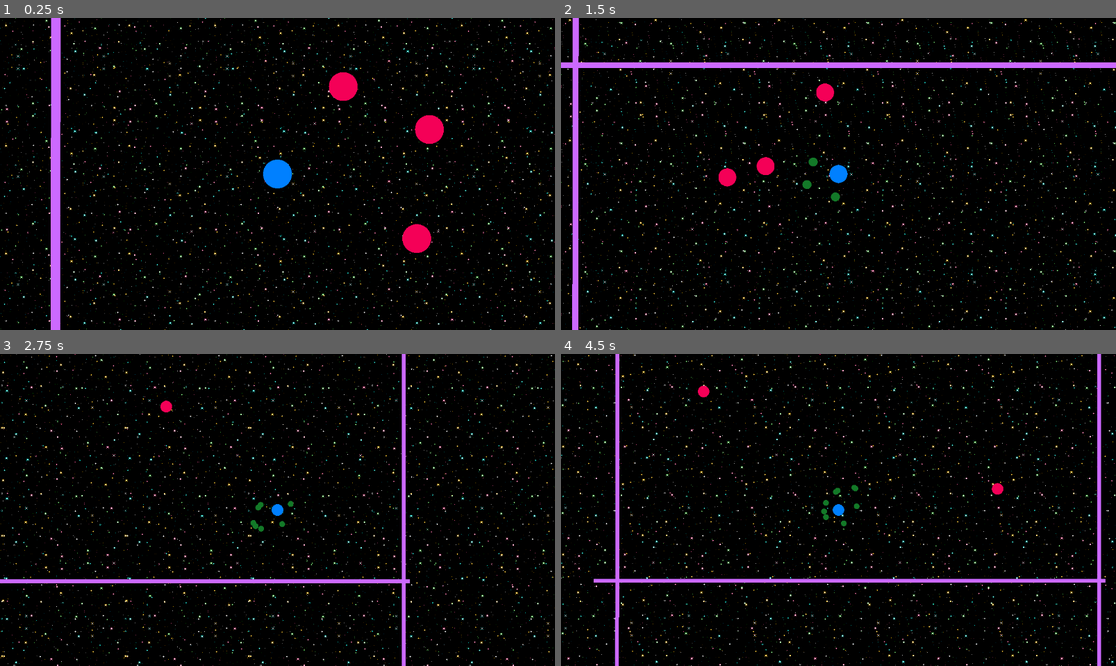
Above: before the commit, frames 1-4 (two rows, left to right).
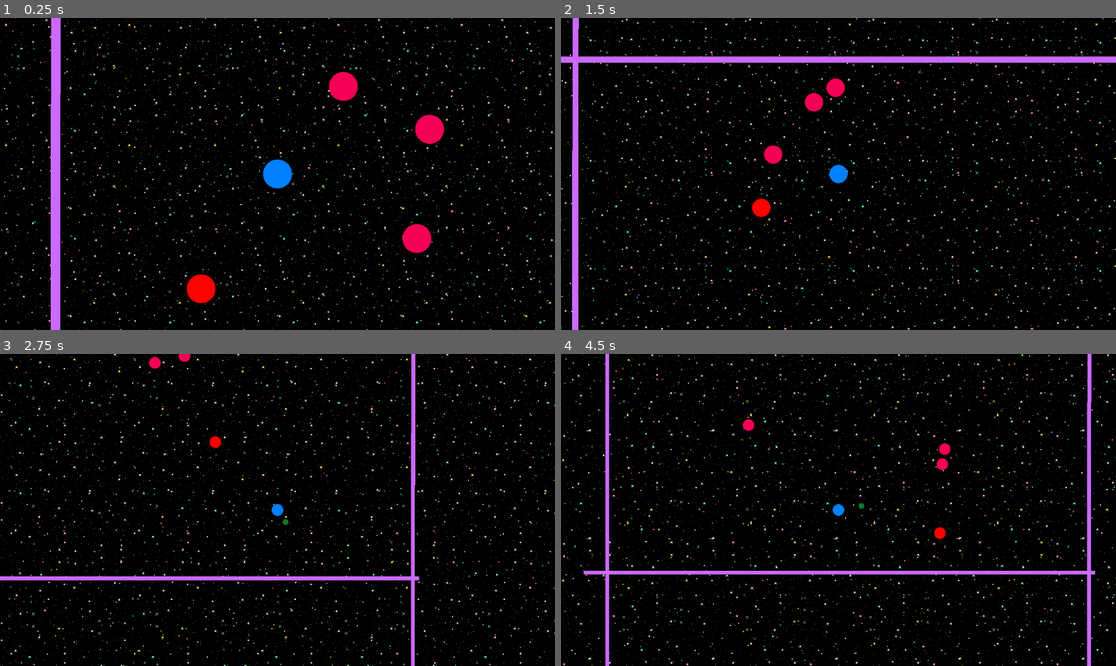
Above: after the commit, the same moments.

Repository: Neshri/godot-testing
Game: Godot game, scene res://main.tscn
The game is run twice, just before and just after one commit, with the same random seed, the same clock (stepped at 60 frames per second) and the same inputs.
Inputs:
- Up to frame 1 (0.25 s): no input
- Up to frame 2 (1.5 s): tap Enter (ui_accept) at 0.5, 0.77, 1.07 s; hold Right (ui_right) 0.53-1.28 s; tap E at 0.6 s; tap Q at 0.8, 1.35 s; hold Down (ui_down) from 1.28 s (still down)
- Up to frame 3 (2.75 s): tap Enter (ui_accept) at 1.52, 1.55, 1.82 s; release Down (ui_down) at 2.03 s; hold Right (ui_right) from 2.03 s (still down); hold Enter (ui_accept) from 2.03 s (still down); tap E at 2.3 s
- Up to frame 4 (4.5 s): release Right (ui_right) at 2.78 s; release Enter (ui_accept) at 2.78 s; hold Up (ui_up) 2.78-3.53 s; tap E at 2.85, 4.35 s; tap Enter (ui_accept) at 3.02, 3.32 s; tap Q at 3.05, 3.6 s; hold Enter (ui_accept) 3.53-4.28 s; hold Left (ui_left) from 3.53 s (still down)

The runs differ from the first frame. In frame 1, 1.5% of the frame differs, in the area x 0-100%, y 0-99%; in frame 2, 11%; in frame 3, 9.7%; in frame 4, 12%, in the area x 0-100%, y 0-100%.

Commit message:
OrbitalBelt and seeker added

Diff:
--- a/main.tscn
+++ b/main.tscn
@@ -1,9 +1,10 @@
-[gd_scene load_steps=5 format=3 uid="uid://cjow6644f4t7s"]
+[gd_scene load_steps=6 format=3 uid="uid://cjow6644f4t7s"]
 
 [ext_resource type="PackedScene" uid="uid://delfo4sj40jv5" path="res://player.tscn" id="1_0xm2m"]
 [ext_resource type="PackedScene" uid="uid://7stbb8vwkrg6" path="res://celestial_body.tscn" id="2_h2yge"]
 [ext_resource type="PackedScene" uid="uid://cx60suvwh8qnp" path="res://parallax_background.tscn" id="3_h2yge"]
 [ext_resource type="PackedScene" uid="uid://c16ymda0voas2" path="res://static_wall.tscn" id="4_1bvp3"]
+[ext_resource type="PackedScene" uid="uid://cqurmahm50fml" path="res://seeker_enemy.tscn" id="5_lquwl"]
 
 [node name="Main" type="Node2D"]
 
@@ -45,3 +46,6 @@
 [node name="StaticWall4" parent="." instance=ExtResource("4_1bvp3")]
 position = Vector2(2040, -584)
 rotation = 1.5713
+
+[node name="SeekerEnemy" parent="." instance=ExtResource("5_lquwl")]
+position = Vector2(-167, 252)
--- a/orbital.gd
+++ b/orbital.gd
@@ -1,99 +1,45 @@
+# orbital.gd (Complete and Simplified)
 extends Area2D
 
-#==============================================================================
-# --- EXPORTED VARIABLES ---
-#==============================================================================
-
-@export_group("Orbit Configuration")
-@export var mass: float = 1
-@export var base_orbit_speed: float = 5
-@export var orbit_distance: float = 150.0
-
 @export_group("Mechanics")
-@export var stretch_factor: float = 0.75
-@export var stretch_smoothing_speed: float = 8.0
+@export var mass: float = 1.0
 @export var hit_impulse_factor: float = 1.0
 
+# --- NEW: PUBLIC PROPERTY FOR THE BELT TO CONTROL ---
+var current_angle: float = 0.0
+var orbit_distance: float = 150.0
 
-#==============================================================================
 # --- PRIVATE VARIABLES ---
-#==============================================================================
-
-var target: RigidBody2D
-var _current_angle: float = 0.0
+var belt: Node # A reference to the belt that owns this orbital
 var _current_velocity: Vector2 = Vector2.ZERO
 var _last_position: Vector2 = Vector2.ZERO
-var _smoothed_target_velocity: Vector2 = Vector2.ZERO
 
+# --- REVISED: MINIMAL PHYSICS PROCESS ---
+func _physics_process(delta: float):
+	# The orbital's ONLY job in physics_process is to calculate its own
+	# velocity so it can apply a correct impulse when it hits something.
+	# It no longer controls its own position.
+	if delta > 0:
+		_current_velocity = (self.global_position - _last_position) / delta
+	_last_position = self.global_position
 
-#==============================================================================
-# --- BUILT-IN GODOT FUNCTIONS ---
-#==============================================================================
-
-func _ready():
-	target = get_parent() as RigidBody2D
-	if not is_instance_valid(target):
-		print("ERROR: Orbital parent is not a RigidBody2D or is invalid.")
-		set_physics_process(false)
-
-
-func _physics_process(delta):
-	if not is_instance_valid(target):
+func _on_body_entered(body: Node2D):
+	# This collision logic is still valid, but needs the belt's velocity.
+	var belt_target_velocity = belt.target_body.linear_velocity if is_instance_valid(belt) else Vector2.ZERO
+	if not body is RigidBody2D or body == belt.target_body:
 		return
 
-	# --- STABLE POSITIONING LOGIC ---
-	_smoothed_target_velocity = _smoothed_target_velocity.lerp(target.linear_velocity, stretch_smoothing_speed * delta)
-
-	var base_circular_pos = Vector2.from_angle(_current_angle) * orbit_distance
-	var stretch_vector = Vector2.ZERO
-	if _smoothed_target_velocity.length_squared() > 1:
-		var speed = _smoothed_target_velocity.length()
-		var direction = _smoothed_target_velocity.normalized() * -1
-		var stretch_magnitude = remap(speed, 0, target.max_speed, 0, orbit_distance * stretch_factor)
-		stretch_vector = direction * stretch_magnitude
-
-	var alignment = max(0, base_circular_pos.normalized().dot(stretch_vector.normalized()))
-	var final_position = base_circular_pos + (stretch_vector * alignment)
-
-	self.position = final_position
-
-	# --- DIRECT PROPORTIONAL SPEED CALCULATION (Your Instruction) ---
-	# 1. Get the orbital's current distance from its center.
-	var current_distance = self.position.length()
-	# Safety check to prevent division by zero if orbit_distance is 0.
-	if orbit_distance < 0.01:
-		orbit_distance = 0.01
-
-	# 2. Calculate the speed modifier. It is now DIRECTLY proportional.
-	var speed_modifier = orbit_distance / current_distance
-
-	# 3. Apply the modifier to the angle update.
-	_current_angle += base_orbit_speed * speed_modifier * delta
-
-	# --- VELOCITY CALCULATION ---
-	_current_velocity = (self.global_position - _last_position) / delta
-	_last_position = self.global_position
-
-
-func _on_body_entered(body: Node2D):
-	if not body is RigidBody2D or body == target:
-		return
-
-	var relative_velocity = _current_velocity - _smoothed_target_velocity
+	var relative_velocity = _current_velocity - belt_target_velocity
 	var impulse = relative_velocity * self.mass * hit_impulse_factor
 	body.apply_central_impulse(impulse)
 
+# --- REVISED INITIALIZATION FUNCTION ---
+func initialize(owner_belt: Node, start_angle_rad: float, new_orbit_dist: float):
+	self.belt = owner_belt
+	self.current_angle = start_angle_rad
+	self.orbit_distance = new_orbit_dist
 
-#==============================================================================
-# --- INITIALIZATION FUNCTION ---
-#==============================================================================
-
-func initialize(start_angle_degrees: float):
-	_current_angle = deg_to_rad(start_angle_degrees)
-
-	var start_pos = Vector2.from_angle(_current_angle) * orbit_distance
-	self.position = start_pos
-
+	# The belt will set the position, so we just need to set _last_position.
 	await get_tree().process_frame
 	if is_instance_valid(self):
 		_last_position = self.global_position
--- a/orbital.tscn
+++ b/orbital.tscn
@@ -9,8 +9,6 @@
 [node name="Orbital" type="Area2D"]
 script = ExtResource("1_aa6px")
 mass = 100.0
-orbit_distance = 75.0
-stretch_factor = 0.9
 
 [node name="CollisionShape2D" type="CollisionShape2D" parent="."]
 shape = SubResource("CircleShape2D_1s0sj")
--- /dev/null
+++ b/orbital_belt.gd
@@ -0,0 +1,128 @@
+# OrbitalBelt.gd (Complete with Corrected Positioning and Elliptical Math)
+extends Node2D
+
+#==============================================================================
+# --- EXPORTED VARIABLES ---
+#==============================================================================
+
+@export var layers: Array[OrbitalLayer]
+# This path MUST be set in the Inspector to link the belt to the moving player body.
+@export var target_body_path: NodePath
+
+@export_group("Visuals")
+@export var stretch_factor: float = 0.8
+@export var stretch_smoothing_speed: float = 5.0
+
+#==============================================================================
+# --- PRIVATE VARIABLES ---
+#==============================================================================
+
+var target_body: RigidBody2D
+var _smoothed_target_velocity: Vector2 = Vector2.ZERO
+
+#==============================================================================
+# --- BUILT-IN GODOT FUNCTIONS ---
+#==============================================================================
+
+func _ready():
+	if target_body_path:
+		target_body = get_node(target_body_path)
+
+	if not is_instance_valid(target_body) or not target_body is RigidBody2D:
+		push_error("OrbitalBelt target is invalid or not a RigidBody2D! Disabling process.")
+		set_process(false)
+		return
+
+	if layers.is_empty():
+		push_error("OrbitalBelt has no layers configured! Please add OrbitalLayer resources in the Inspector.")
+		set_process(false)
+		return
+
+func _physics_process(delta: float):
+	# The belt must follow its target body's global position.
+	self.global_position = target_body.global_position
+
+	# Smooth the target's velocity for clean, jitter-free stretching.
+	_smoothed_target_velocity = _smoothed_target_velocity.lerp(target_body.linear_velocity, stretch_smoothing_speed * delta)
+
+	# If the body is barely moving, don't bother with complex math.
+	if _smoothed_target_velocity.length_squared() < 1.0:
+		_process_circular_orbit(delta) # This already sets position directly.
+		return
+
+	# --- Mathematically Correct Elliptical Transformation ---
+	var motion_axis = _smoothed_target_velocity.normalized()
+
+	# Determine how much to stretch based on speed. 1.0 = no stretch.
+	var max_speed = target_body.get("max_speed") if target_body.has_method("get") else 1200.0
+	var stretch_magnitude = remap(_smoothed_target_velocity.length(), 0, max_speed, 1.0, 1.0 + stretch_factor)
+
+	for layer_index in range(layers.size()):
+		var layer = layers[layer_index]
+		var speed = layer.base_orbit_speed * (-1.0 if layer_index % 2 != 0 else 1.0)
+
+		for orbital in layer.active_orbitals:
+			orbital.current_angle += speed * delta
+			var base_pos = Vector2.from_angle(orbital.current_angle) * orbital.orbit_distance
+
+			var parallel_component = base_pos.project(motion_axis)
+			var perpendicular_component = base_pos - parallel_component
+
+			var final_position = perpendicular_component + (parallel_component * stretch_magnitude)
+
+			# --- THE CRITICAL FIX: Direct position assignment ---
+			# The orbital's position is NOW exactly where the belt calculates it to be.
+			# This removes any smoothing lag or fighting with physics.
+			orbital.position = final_position
+
+#==============================================================================
+# --- The rest of the script is unchanged and correct ---
+#==============================================================================
+
+func _process_circular_orbit(delta: float):
+	for layer_index in range(layers.size()):
+		var layer = layers[layer_index]
+		var speed = layer.base_orbit_speed * (-1.0 if layer_index % 2 != 0 else 1.0)
+		for orbital in layer.active_orbitals:
+			orbital.current_angle += speed * delta
+			var final_position = Vector2.from_angle(orbital.current_angle) * orbital.orbit_distance
+			orbital.position = orbital.position.lerp(final_position, 20.0 * delta)
+
+func add_orbital():
+	for i in range(layers.size()):
+		var layer = layers[i]
+		var capacity = _get_shell_capacity(i)
+		if layer.active_orbitals.size() < capacity:
+			if layer.orbital_scene == null: return
+			var new_orbital = layer.orbital_scene.instantiate()
+			add_child(new_orbital)
+			layer.active_orbitals.append(new_orbital)
+			_rebalance_layer(i)
+			return
+	print("All orbital shells are full.")
+
+func remove_orbital():
+	for i in range(layers.size() - 1, -1, -1):
+		var layer = layers[i]
+		if not layer.active_orbitals.is_empty():
+			var orbital_to_remove = layer.active_orbitals.pop_back()
+			if is_instance_valid(orbital_to_remove): orbital_to_remove.queue_free()
+			_rebalance_layer(i)
+			return
+
+func _get_shell_capacity(shell_index: int) -> int:
+	var n = shell_index + 1
+	return 2 * n * n
+
+func _rebalance_layer(layer_index: int):
+	var layer = layers[layer_index]
+	var orbital_count = layer.active_orbitals.size()
+	if orbital_count == 0: return
+	var angle_step = TAU / orbital_count
+	for i in range(orbital_count):
+		var orbital = layer.active_orbitals[i]
+		var target_angle = i * angle_step
+		if orbital.has_method("initialize"):
+			orbital.initialize(self, target_angle, layer.orbit_distance)
+		else:
+			push_error("Orbital is missing initialize() method.")
--- /dev/null
+++ b/orbital_belt.tscn
@@ -0,0 +1,30 @@
+[gd_scene load_steps=7 format=3 uid="uid://c3wc5oxr7cbec"]
+
+[ext_resource type="Script" uid="uid://bktmiogxm458l" path="res://orbital_belt.gd" id="1_i5jyk"]
+[ext_resource type="Script" uid="uid://c0a72t5yyyat1" path="res://orbital_layer.gd" id="2_f0x1a"]
+[ext_resource type="PackedScene" uid="uid://c4saafepeac37" path="res://orbital.tscn" id="3_2vg57"]
+
+[sub_resource type="Resource" id="Resource_2vg57"]
+script = ExtResource("2_f0x1a")
+orbital_scene = ExtResource("3_2vg57")
+orbit_distance = 75.0
+base_orbit_speed = 5.0
+metadata/_custom_type_script = "uid://c0a72t5yyyat1"
+
+[sub_resource type="Resource" id="Resource_8qjo1"]
+script = ExtResource("2_f0x1a")
+orbital_scene = ExtResource("3_2vg57")
+orbit_distance = 150.0
+base_orbit_speed = 3.5
+metadata/_custom_type_script = "uid://c0a72t5yyyat1"
+
+[sub_resource type="Resource" id="Resource_qiaco"]
+script = ExtResource("2_f0x1a")
+orbital_scene = ExtResource("3_2vg57")
+orbit_distance = 225.0
+base_orbit_speed = 2.5
+metadata/_custom_type_script = "uid://c0a72t5yyyat1"
+
+[node name="OrbitalBelt" type="Node2D"]
+script = ExtResource("1_i5jyk")
+layers = Array[ExtResource("2_f0x1a")]([SubResource("Resource_2vg57"), SubResource("Resource_8qjo1"), SubResource("Resource_qiaco")])
--- /dev/null
+++ b/orbital_layer.gd
@@ -0,0 +1,17 @@
+# OrbitalLayer.gd
+# This is a custom Resource, not a node script.
+# It defines the properties for a single ring of orbitals in the belt.
+class_name OrbitalLayer
+extends Resource
+
+# The PackedScene for the orbitals that will spawn in this layer.
+@export var orbital_scene: PackedScene
+
+# The distance from the center body.
+@export var orbit_distance: float = 150.0
+
+# The base speed of the orbitals. Use a negative value for the opposite direction.
+@export var base_orbit_speed: float = 5.0
+
+# This will hold the actual orbital nodes for this layer at runtime.
+var active_orbitals: Array[Node] = []
--- a/player.gd
+++ b/player.gd
@@ -1,3 +1,4 @@
+# player.gd (Complete & Simplified)
 extends "res://celestial_body.gd"
 
 #==============================================================================
@@ -13,20 +14,13 @@
 @export var zoom_speed_threshold: float = 1000.0
 @export var zoom_smoothing_speed: float = 5.0
 
-@export_group("Orbital Management")
-@export var orbital_type_1: PackedScene
-@export var orbital_type_2: PackedScene
-
-
 #==============================================================================
 # --- NODE REFERENCES & PRIVATE VARIABLES ---
 #==============================================================================
 
 @onready var camera: Camera2D = $Camera2D
 @onready var speed_label: Label = get_node("/root/Main/CanvasLayer/SpeedometerLabel")
-
-var active_orbitals: Array[Node] = []
-
+@onready var orbital_belt: Node = $OrbitalBelt
 
 #==============================================================================
 # --- BUILT-IN GODOT FUNCTIONS ---
@@ -34,24 +28,24 @@
 
 func _ready():
 	super()
+	add_to_group("player")
+
 	if not is_instance_valid(speed_label):
 		print("DIAGNOSTIC: SpeedometerLabel node was NOT found.")
 	else:
 		print("DIAGNOSTIC: SpeedometerLabel node found successfully.")
 
+	if not is_instance_valid(orbital_belt):
+		push_error("Player ERROR: Child node 'OrbitalBelt' not found!")
 
-func _physics_process(delta):
-	# We call super() to run the gravity and new speed cap logic first.
+
+func _physics_process(delta: float):
 	super(delta)
 
-	# Apply player thrust
 	var input_direction := Input.get_vector("ui_left", "ui_right", "ui_up", "ui_down")
 	if input_direction != Vector2.ZERO:
 		apply_central_force(input_direction * thrust_force)
 
-	# The speed cap logic has been REMOVED from here and moved to celestial_body.gd
-
-	# Update camera and speedometer
 	var current_speed := linear_velocity.length()
 	if is_instance_valid(speed_label):
 		speed_label.text = "Speed: " + str(int(current_speed))
@@ -62,28 +56,24 @@
 	camera.zoom = camera.zoom.lerp(target_zoom_vector, zoom_smoothing_speed * delta)
 
 
+# --- REVISED INPUT HANDLING ---
+# Simplified to two actions: add and remove.
 func _unhandled_input(event: InputEvent):
-	if event.is_action_pressed("ui_accept"):
-		#_clear_orbitals()
-		_spawn_orbital(orbital_type_1, 0)
-		get_tree().get_root().set_input_as_handled()
+	if not event is InputEventKey:
+		return
 
+	if event.pressed and not event.is_echo():
 
-#==============================================================================
-# --- CUSTOM HELPER FUNCTIONS ---
-#==============================================================================
+		match event.keycode:
 
-func _clear_orbitals():
-	for orbital in active_orbitals:
-		if is_instance_valid(orbital):
-			orbital.queue_free()
-	active_orbitals.clear()
+			# Press E to add an orbital.
+			KEY_E:
+				if is_instance_valid(orbital_belt):
+					orbital_belt.add_orbital()
+				get_tree().get_root().set_input_as_handled()
 
-func _spawn_orbital(orbital_blueprint: PackedScene, start_angle: float):
-	if orbital_blueprint == null:
-		print("Cannot spawn orbital: No scene assigned in the Inspector.")
-		return
-	var new_orbital = orbital_blueprint.instantiate()
-	add_child(new_orbital)
-	new_orbital.initialize(start_angle)
-	active_orbitals.append(new_orbital)
+			# Press Q to remove an orbital.
+			KEY_Q:
+				if is_instance_valid(orbital_belt):
+					orbital_belt.remove_orbital()
+				get_tree().get_root().set_input_as_handled()
--- a/player.tscn
+++ b/player.tscn
@@ -1,8 +1,8 @@
 [gd_scene load_steps=6 format=3 uid="uid://delfo4sj40jv5"]
 
 [ext_resource type="Script" uid="uid://dcmpnaf8dpw80" path="res://player.gd" id="1_onrkg"]
-[ext_resource type="PackedScene" uid="uid://c4saafepeac37" path="res://orbital.tscn" id="2_i3pqv"]
 [ext_resource type="Script" uid="uid://bv05yvc5vycgx" path="res://visuals.gd" id="2_onrkg"]
+[ext_resource type="PackedScene" uid="uid://c3wc5oxr7cbec" path="res://orbital_belt.tscn" id="3_i3pqv"]
 
 [sub_resource type="PhysicsMaterial" id="PhysicsMaterial_i3pqv"]
 friction = 0.6
@@ -17,7 +17,6 @@
 mass = 1000.0
 physics_material_override = SubResource("PhysicsMaterial_i3pqv")
 script = ExtResource("1_onrkg")
-orbital_type_1 = ExtResource("2_i3pqv")
 
 [node name="CollisionShape2D" type="CollisionShape2D" parent="Player"]
 shape = SubResource("CircleShape2D_onrkg")
@@ -26,3 +25,6 @@
 script = ExtResource("2_onrkg")
 
 [node name="Camera2D" type="Camera2D" parent="Player"]
+
+[node name="OrbitalBelt" parent="Player" instance=ExtResource("3_i3pqv")]
+target_body_path = NodePath("..")
--- /dev/null
+++ b/seeker_enemy.gd
@@ -0,0 +1,62 @@
+# SeekerController.gd (Corrected with Polling Method)
+extends Node2D
+
+@export var thrust_force: float = 50000.0
+@export var idle_color: Color = Color("0f00ff")
+@export var seeking_color: Color = Color("ff0000")
+
+var current_target: Node2D = null
+
+@onready var detection_area = $CelestialBody/DetectionArea
+@onready var visuals_node = $CelestialBody/Visuals
+@onready var rigid_body = $CelestialBody # Added for convenience
+
+func _ready():
+	# Robustness checks - Note that we no longer connect any signals.
+	if detection_area == null:
+		push_error("SeekerController ERROR: Child 'DetectionArea' not found.")
+		return
+	if visuals_node == null:
+		push_error("SeekerController ERROR: Child 'CelestialBody/Visuals' not found. Check scene tree.")
+		return
+	if rigid_body == null:
+		push_error("SeekerController ERROR: Child 'CelestialBody' not found.")
+		return
+
+	visuals_node.set_display_color(idle_color)
+
+func _physics_process(delta):
+	# --- 1. FIND THE TARGET ---
+	var player_in_zone = find_player_in_zone()
+
+	# --- 2. UPDATE STATE BASED ON FINDINGS ---
+	if player_in_zone and not is_instance_valid(current_target):
+		# We found a player, but we weren't tracking one before.
+		# START SEEKING.
+		current_target = player_in_zone
+		visuals_node.set_display_color(seeking_color)
+	elif not player_in_zone and is_instance_valid(current_target):
+		# We didn't find a player, but we WERE tracking one.
+		# STOP SEEKING.
+		current_target = null
+		visuals_node.set_display_color(idle_color)
+
+	# --- 3. EXECUTE LOGIC ---
+	# If we have a valid target at the end of all that, apply force.
+	if is_instance_valid(current_target):
+		var direction_to_player = (current_target.global_position - rigid_body.global_position).normalized()
+		rigid_body.apply_central_force(direction_to_player * thrust_force)
+
+# This new helper function does the core work.
+func find_player_in_zone() -> Node2D:
+	# Get a list of all physics bodies currently inside our detection area.
+	var bodies = detection_area.get_overlapping_bodies()
+
+	for body in bodies:
+		# Check each body to see if it's the player.
+		if body.is_in_group("player"):
+			# We found the player! Return it immediately and stop searching.
+			return body
+
+	# If the loop finishes and we haven't found the player, return null.
+	return null
--- /dev/null
+++ b/seeker_enemy.tscn
@@ -0,0 +1,17 @@
+[gd_scene load_steps=4 format=3 uid="uid://cqurmahm50fml"]
+
+[ext_resource type="PackedScene" uid="uid://7stbb8vwkrg6" path="res://celestial_body.tscn" id="1_04wi5"]
+[ext_resource type="Script" uid="uid://cchibugmp202j" path="res://seeker_enemy.gd" id="2_unis6"]
+
+[sub_resource type="CircleShape2D" id="CircleShape2D_unis6"]
+radius = 877.128
+
+[node name="SeekerEnemy" type="Node2D"]
+script = ExtResource("2_unis6")
+
+[node name="CelestialBody" parent="." instance=ExtResource("1_04wi5")]
+
+[node name="DetectionArea" type="Area2D" parent="CelestialBody"]
+
+[node name="CollisionShape2D" type="CollisionShape2D" parent="CelestialBody/DetectionArea"]
+shape = SubResource("CircleShape2D_unis6")
--- a/visuals.gd
+++ b/visuals.gd
@@ -1,16 +1,25 @@
+# visuals.gd (Revised and Simplified)
 @tool
 extends Node2D
 
-# You can change these values in the Inspector.
 @export var radius: float = 30.0
+# The 'color' variable is now public. We'll set it from the outside.
 @export var color: Color = Color("0080ff")
 
-# This function is now called by the editor as well as the game.
 func _draw():
+	# Always draw with the current public color.
 	draw_circle(Vector2.ZERO, radius, color)
 
 # We need to tell the editor to redraw when a property changes.
-# This code block is only necessary because we are in @tool mode.
 func _get_property_list():
 	queue_redraw()
 	return []
+
+# --- NEW PUBLIC FUNCTION ---
+# Other scripts will call this to change the color AND trigger a redraw.
+# This is better than just changing the 'color' var from outside,
+# because it guarantees the redraw happens.
+func set_display_color(new_color: Color):
+	if color != new_color:
+		color = new_color
+		queue_redraw()
Not shown, added: orbital_belt.gd.uid
Not shown, added: orbital_layer.gd.uid
Not shown, added: seeker_enemy.gd.uid
